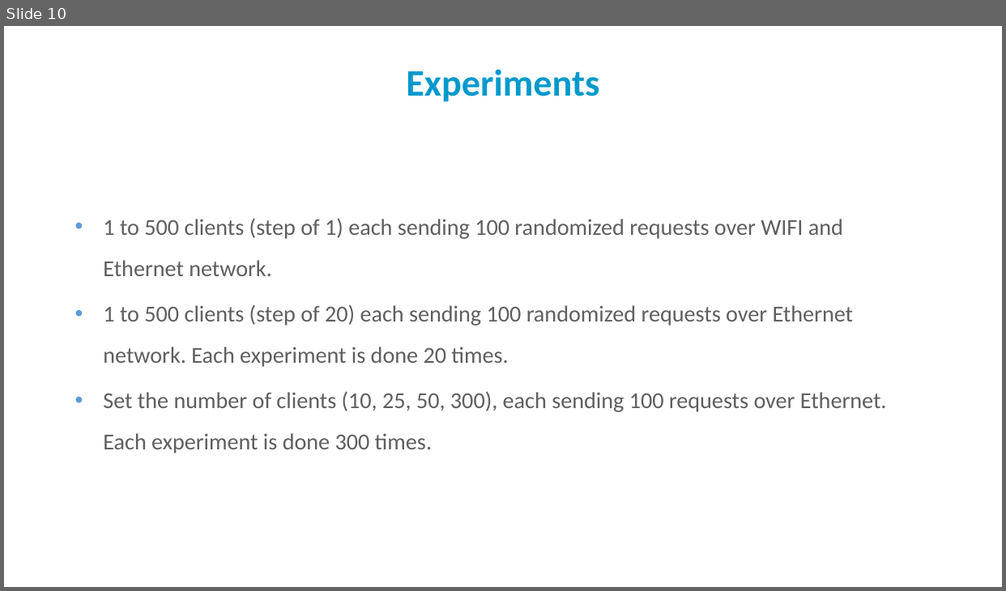
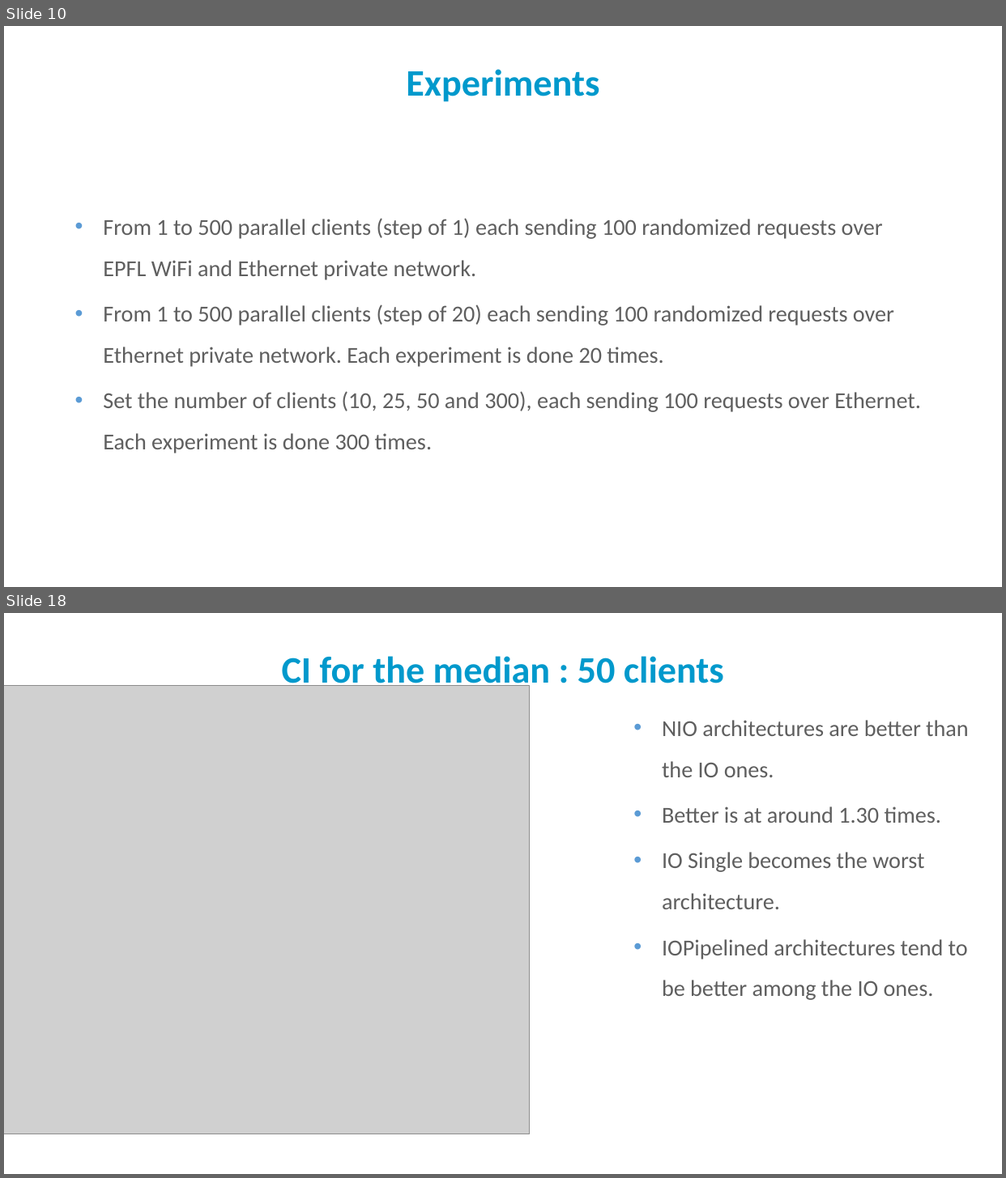
Before and after one commit to PatrickAndrade/top2developers, a slide deck: Perf Eval - Final presentation.pptx. Shown one above the other, each under a label of ours: slide 10 before the commit, slides 10 and 18 after it; the slides between them are not shown. The pictures are 1006x591 and 1006x1178 pixels, drawn with LibreOffice and Linux fonts; fonts in the diff are those of the drawing; grey boxes stand for pictures; background and template pictures are left out. Boxes give left, top, right and bottom in pixels: in the first picture for what was removed or moved away, otherwise in the second. Text is boxed around its words. In the diff, an @@ line names an element or a change of style, - is before the commit and + after.

```diff
--- a/Perf Eval - Final presentation.pptx
+++ b/Perf Eval - Final presentation.pptx
@@ slide 18 added at (4,613,1002,1174), background picture (left out) @@
@@ text added at (282,656,724,692), 36 pt, text #0099CC, bold @@
+CI for the median : 50 clients
@@ picture added at (4,686,530,1135) @@
@@ text added at (662,720,969,1000), 22 pt, text #5F5F5F @@
+• NIO architectures are better than the IO ones.
+• Better is at around 1.30 times.
+• IO Single becomes the worst architecture.
+• IOPipelined architectures tend to be better among the IO ones.
@@ slide 10 changed as well @@
@@ text at (103,218,921,454): text changed @@
-• 1 to 500 clients (step of 1) each sending 100 randomized requests over WIFI and Ethernet network.
-• 1 to 500 clients (step of 20) each sending 100 randomized requests over Ethernet network. Each experiment is done 20 times.
-• Set the number of clients (10, 25, 50, 300), each sending 100 requests over Ethernet. Each experiment is done 300 times.
+• From 1 to 500 parallel clients (step of 1) each sending 100 randomized requests over EPFL WiFi and Ethernet private network.
+• From 1 to 500 parallel clients (step of 20) each sending 100 randomized requests over Ethernet private network. Each experiment is done 20 times.
+• Set the number of clients (10, 25, 50 and 300), each sending 100 requests over Ethernet. Each experiment is done 300 times.
```
Also in this commit, not shown: 9 other slides changed, 8 other slides added, 5 slides removed.
